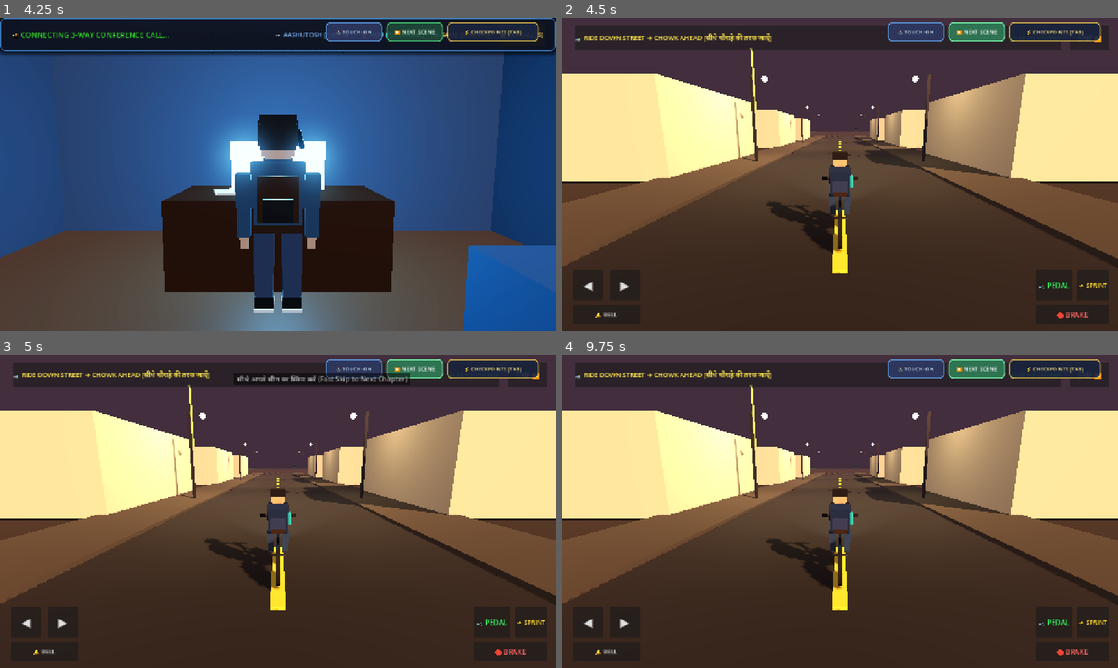
Above: before the commit, frames 1-4 (two rows, left to right).
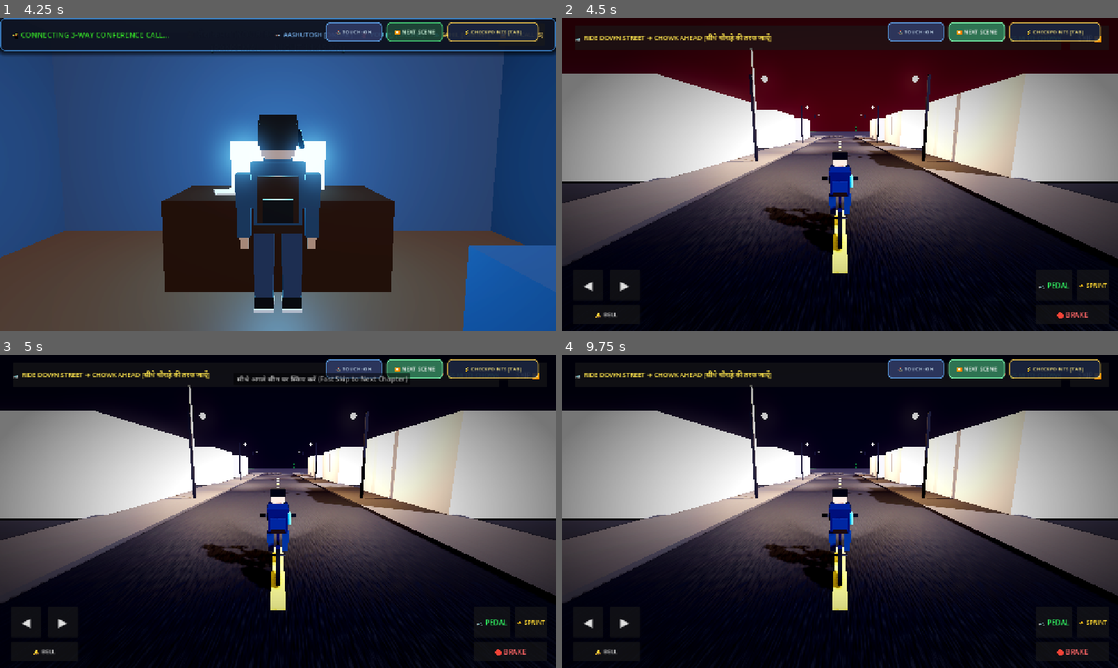
Above: after the commit, the same moments.

Repository: Sahil13092008/HorrorMission
Game: Godot game, scene res://scenes/opening_prologue.tscn
Two runs of this game, one before a commit and one after it. Both use one fixed random seed, a clock stepped at 60 frames per second and the inputs below. Sound files missing from this copy of the repository are replaced by a short silence.
Inputs:
- Up to frame 1 (4.25 s): click "⏩ NEXT SCENE" at 0.5 s; click "⏩ NEXT SCENE" at 1.25 s; click "⏩ NEXT SCENE" at 2 s; click "⏩ NEXT SCENE" at 2.75 s; click "⏩ NEXT SCENE" at 3.5 s
- Up to frame 2 (4.5 s): click "⏩ NEXT SCENE" at 4.25 s
- Up to frame 3 (5 s): no input
- Up to frame 4 (9.75 s): click "⏩ NEXT SCENE" at 5 s; click "⏩ NEXT SCENE" at 5.75 s; click "⏩ NEXT SCENE" at 6.5 s; click "⏩ NEXT SCENE" at 7.25 s; click "⏩ NEXT SCENE" at 8 s; click "⏩ NEXT SCENE" at 8.75 s; click "⏩ NEXT SCENE" at 9.5 s

Frame 1 is identical in both runs. In frame 2, 87% of the frame differs, in the area x 0-100%, y 0-100%; in frame 3, 91%; in frame 4, 92%.

Commit message:
Implement Option 1 Next-Gen visual upgrade: ACES tonemapper, bloom, SSAO, soft shadows, PBR procedural noise normal textures, headlight dust particles, ground mist, and camera vignette

Diff:
--- a/scripts/cycle_to_school.gd
+++ b/scripts/cycle_to_school.gd
@@ -208,27 +208,59 @@
 	arrival_dialogues[2]["audio"] = stream_aashu_arr
 	arrival_dialogues[3]["audio"] = stream_sahil_pln
 
-# --- ENVIRONMENT & LIGHTING ---
+# --- ENVIRONMENT & CINEMATIC NEXT-GEN LIGHTING ---
 func _setup_lighting_and_sky() -> void:
 	var env = Environment.new()
 	env.background_mode = Environment.BG_COLOR
-	env.background_color = Color(0.14, 0.11, 0.18)
+	env.background_color = Color(0.08, 0.07, 0.12)
 	env.ambient_light_source = Environment.AMBIENT_SOURCE_COLOR
-	env.ambient_light_color = Color(0.60, 0.48, 0.42)
-	env.ambient_light_energy = 0.95
+	env.ambient_light_color = Color(0.42, 0.40, 0.50)
+	env.ambient_light_energy = 0.85
+
+	# Atmospheric Eerie Night Fog with Light Scattering
 	env.fog_enabled = true
-	env.fog_light_color = Color(0.26, 0.18, 0.24)
-	env.fog_density = 0.007
+	env.fog_light_color = Color(0.18, 0.16, 0.24)
+	env.fog_density = 0.0075
+	env.fog_aerial_perspective = 0.45
+	env.fog_sky_affect = 0.65
+
+	# AAA ACES Filmic Tonemapping
+	env.tonemap_mode = Environment.TONE_MAPPER_ACES
+	env.tonemap_exposure = 1.06
+	env.tonemap_white = 1.15
+
+	# Soft Light Glow / Bloom for Streetlights & Headlights
+	env.glow_enabled = true
+	env.glow_intensity = 0.55
+	env.glow_strength = 0.85
+	env.glow_bloom = 0.22
+	env.glow_blend_mode = Environment.GLOW_BLEND_MODE_SOFTLIGHT
+	env.glow_hdr_threshold = 1.05
+
+	# Screen Space Ambient Occlusion (SSAO) for deep contact shadows in corners
+	env.ssao_enabled = true
+	env.ssao_radius = 1.8
+	env.ssao_intensity = 2.4
+	env.ssao_power = 1.5
+	env.ssao_detail = 0.5
+
+	# Filmic Color Grading (Dark cinematic contrast & rich night colors)
+	env.adjustment_enabled = true
+	env.adjustment_brightness = 1.02
+	env.adjustment_contrast = 1.16
+	env.adjustment_saturation = 1.10
 
 	world_env = WorldEnvironment.new()
 	world_env.environment = env
 	add_child(world_env)
 
+	# Chilling Silver Moonlight with Soft Realistic Shadows
 	sun_light = DirectionalLight3D.new()
-	sun_light.light_color = Color(1.0, 0.75, 0.50)
-	sun_light.light_energy = 1.25
-	sun_light.rotation_degrees = Vector3(-28.0, 42.0, 0.0)
+	sun_light.light_color = Color(0.82, 0.88, 1.0)
+	sun_light.light_energy = 0.95
+	sun_light.rotation_degrees = Vector3(-32.0, 48.0, 0.0)
 	sun_light.shadow_enabled = true
+	sun_light.shadow_blur = 1.6
 	add_child(sun_light)
 
 	cam_pivot = Node3D.new()
@@ -254,6 +286,116 @@
 		m.emission_energy_multiplier = emission_eng
 	return m
 
+# --- PROCEDURAL PBR TEXTURES (ASPHALT, BRICKS, CLAY, SIDEWALK) ---
+func _create_asphalt_material() -> StandardMaterial3D:
+	var mat = StandardMaterial3D.new()
+	mat.albedo_color = Color(0.12, 0.12, 0.14)
+	mat.roughness = 0.74
+	var fn = FastNoiseLite.new()
+	fn.noise_type = FastNoiseLite.TYPE_SIMPLEX
+	fn.frequency = 0.14
+	var nt = NoiseTexture2D.new()
+	nt.width = 128
+	nt.height = 128
+	nt.noise = fn
+	nt.as_normal_map = true
+	nt.bump_strength = 3.2
+	mat.normal_enabled = true
+	mat.normal_texture = nt
+	mat.uv1_scale = Vector3(8.0, 8.0, 8.0)
+	return mat
+
+func _create_sidewalk_material() -> StandardMaterial3D:
+	var mat = StandardMaterial3D.new()
+	mat.albedo_color = Color(0.30, 0.28, 0.26)
+	mat.roughness = 0.82
+	var fn = FastNoiseLite.new()
+	fn.noise_type = FastNoiseLite.TYPE_PERLIN
+	fn.frequency = 0.18
+	var nt = NoiseTexture2D.new()
+	nt.width = 128
+	nt.height = 128
+	nt.noise = fn
+	nt.as_normal_map = true
+	nt.bump_strength = 2.4
+	mat.normal_enabled = true
+	mat.normal_texture = nt
+	mat.uv1_scale = Vector3(6.0, 6.0, 6.0)
+	return mat
+
+func _create_brick_material() -> StandardMaterial3D:
+	var mat = StandardMaterial3D.new()
+	mat.albedo_color = Color(0.65, 0.26, 0.20)
+	mat.roughness = 0.86
+	var fn = FastNoiseLite.new()
+	fn.noise_type = FastNoiseLite.TYPE_CELLULAR
+	fn.frequency = 0.22
+	fn.cellular_distance_function = FastNoiseLite.DISTANCE_MANHATTAN
+	var nt = NoiseTexture2D.new()
+	nt.width = 128
+	nt.height = 128
+	nt.noise = fn
+	nt.as_normal_map = true
+	nt.bump_strength = 4.2
+	mat.normal_enabled = true
+	mat.normal_texture = nt
+	mat.uv1_scale = Vector3(4.0, 4.0, 4.0)
+	return mat
+
+func _create_clay_ground_material() -> StandardMaterial3D:
+	var mat = StandardMaterial3D.new()
+	mat.albedo_color = Color(0.50, 0.38, 0.26)
+	mat.roughness = 0.92
+	var fn = FastNoiseLite.new()
+	fn.noise_type = FastNoiseLite.TYPE_SIMPLEX_SMOOTH
+	fn.frequency = 0.15
+	var nt = NoiseTexture2D.new()
+	nt.width = 128
+	nt.height = 128
+	nt.noise = fn
+	nt.as_normal_map = true
+	nt.bump_strength = 3.0
+	mat.normal_enabled = true
+	mat.normal_texture = nt
+	mat.uv1_scale = Vector3(10.0, 10.0, 10.0)
+	return mat
+
+func _create_turf_material() -> StandardMaterial3D:
+	var mat = StandardMaterial3D.new()
+	mat.albedo_color = Color(0.18, 0.40, 0.14)
+	mat.roughness = 0.90
+	var fn = FastNoiseLite.new()
+	fn.noise_type = FastNoiseLite.TYPE_SIMPLEX
+	fn.frequency = 0.20
+	var nt = NoiseTexture2D.new()
+	nt.width = 128
+	nt.height = 128
+	nt.noise = fn
+	nt.as_normal_map = true
+	nt.bump_strength = 2.8
+	mat.normal_enabled = true
+	mat.normal_texture = nt
+	mat.uv1_scale = Vector3(10.0, 10.0, 10.0)
+	return mat
+
+func _create_slogan_wall_material() -> StandardMaterial3D:
+	var mat = StandardMaterial3D.new()
+	mat.albedo_color = Color(0.88, 0.86, 0.82)
+	mat.roughness = 0.80
+	var fn = FastNoiseLite.new()
+	fn.noise_type = FastNoiseLite.TYPE_PERLIN
+	fn.frequency = 0.16
+	var nt = NoiseTexture2D.new()
+	nt.width = 128
+	nt.height = 128
+	nt.noise = fn
+	nt.as_normal_map = true
+	nt.bump_strength = 2.6
+	mat.normal_enabled = true
+	mat.normal_texture = nt
+	mat.uv1_scale = Vector3(4.0, 4.0, 4.0)
+	return mat
+
 # --- TOWN STREET NETWORK WITH REAL TURNS ---
 # Segment 1: Home Road (Z: 65 down to -5, X: 0)
 # Turn 1: Chowk at (0, 0, -5) -> Turn Left to -X
@@ -272,13 +414,13 @@
 	base_ground.material = _create_mat(Color(0.20, 0.18, 0.16), 0.95)
 	road_root.add_child(base_ground)
 
-	var mat_road = _create_mat(Color(0.14, 0.14, 0.16), 0.9)
-	var mat_sidewalk = _create_mat(Color(0.28, 0.26, 0.24), 0.85)
-	var mat_dash = _create_mat(Color(0.92, 0.85, 0.25), 0.7)
-	var mat_pole = _create_mat(Color(0.25, 0.25, 0.28), 0.4, 0.6)
-	var mat_bulb = _create_mat(Color(1.0, 0.9, 0.5), 0.2, 0.0, Color(1.0, 0.85, 0.4), 3.5)
-	var mat_hedge = _create_mat(Color(0.12, 0.32, 0.14), 0.9)
-	var mat_wall = _create_mat(Color(0.44, 0.42, 0.40), 0.85)
+	var mat_road = _create_asphalt_material()
+	var mat_sidewalk = _create_sidewalk_material()
+	var mat_dash = _create_mat(Color(0.95, 0.88, 0.25), 0.5)
+	var mat_pole = _create_mat(Color(0.22, 0.22, 0.25), 0.4, 0.7)
+	var mat_bulb = _create_mat(Color(1.0, 0.92, 0.55), 0.2, 0.0, Color(1.0, 0.88, 0.45), 4.5)
+	var mat_hedge = _create_turf_material()
+	var mat_wall = _create_slogan_wall_material()
 	var mat_shop = _create_mat(Color(0.35, 0.45, 0.55), 0.8)
 
 	# --------------------------------------------------------------------------
@@ -325,6 +467,8 @@
 			lamp_light.light_color = Color(1.0, 0.88, 0.65)
 			lamp_light.light_energy = 2.4
 			lamp_light.omni_range = 14.0
+			lamp_light.shadow_enabled = true
+			lamp_light.shadow_blur = 1.3
 			road_root.add_child(lamp_light)
 
 			# House facade
@@ -369,6 +513,8 @@
 	chowk_light.light_color = Color(1.0, 0.92, 0.70)
 	chowk_light.light_energy = 3.2
 	chowk_light.omni_range = 16.0
+	chowk_light.shadow_enabled = true
+	chowk_light.shadow_blur = 1.3
 	road_root.add_child(chowk_light)
 
 	# --------------------------------------------------------------------------
@@ -490,15 +636,15 @@
 	school_root.name = "BoysSchoolComplex"
 	add_child(school_root)
 
-	var mat_brick = _create_mat(Color(0.68, 0.28, 0.22), 0.8)
+	var mat_brick = _create_brick_material()
 	var mat_stone_cream = _create_mat(Color(0.92, 0.88, 0.80), 0.65)
 	var mat_iron_gate = _create_mat(Color(0.12, 0.12, 0.14), 0.4, 0.8)
-	var mat_clay_ground = _create_mat(Color(0.52, 0.40, 0.28), 0.95) # Sports playground soil
-	var mat_turf = _create_mat(Color(0.20, 0.44, 0.16), 0.9)
+	var mat_clay_ground = _create_clay_ground_material()
+	var mat_turf = _create_turf_material()
 	var mat_track = _create_mat(Color(0.64, 0.28, 0.20), 0.95)
 	var mat_pitch = _create_mat(Color(0.72, 0.62, 0.46), 0.9)
 	var mat_tin_roof = _create_mat(Color(0.38, 0.42, 0.45), 0.4, 0.7)
-	var mat_slogan_wall = _create_mat(Color(0.88, 0.86, 0.82), 0.7)
+	var mat_slogan_wall = _create_slogan_wall_material()
 
 	# --------------------------------------------------------------------------
 	# 1. GRAND SCHOOL MAIN GATE (At Z = -85.0, X = -70.0)
@@ -607,6 +753,23 @@
 	inner_play.position = Vector3(gate_x, -0.04, ground_z_center)
 	inner_play.material = mat_clay_ground
 	school_root.add_child(inner_play)
+
+	# Ground-level atmospheric mist / fog wisps in the open school field
+	var field_mist = CPUParticles3D.new()
+	field_mist.amount = 35
+	field_mist.lifetime = 6.0
+	field_mist.emission_shape = CPUParticles3D.EMISSION_SHAPE_BOX
+	field_mist.emission_box_extents = Vector3(45.0, 0.6, 45.0)
+	field_mist.position = Vector3(gate_x, 0.45, ground_z_center)
+	field_mist.direction = Vector3(1, 0, 0.25)
+	field_mist.spread = 30.0
+	field_mist.gravity = Vector3(0, 0, 0)
+	field_mist.initial_velocity_min = 0.4
+	field_mist.initial_velocity_max = 1.0
+	field_mist.scale_amount_min = 1.6
+	field_mist.scale_amount_max = 3.6
+	field_mist.color = Color(0.85, 0.90, 1.0, 0.10)
+	school_root.add_child(field_mist)
 
 	# --------------------------------------------------------------------------
 	# 3. DETAILED SCHOOL FEATURES ON THE GROUND
@@ -748,6 +911,8 @@
 		flood_light.light_color = Color(1.0, 0.96, 0.88)
 		flood_light.light_energy = 3.6
 		flood_light.omni_range = 35.0
+		flood_light.shadow_enabled = true
+		flood_light.shadow_blur = 1.6
 		school_root.add_child(flood_light)
 
 	# --------------------------------------------------------------------------
@@ -866,10 +1031,30 @@
 	headlight_spot = SpotLight3D.new()
 	headlight_spot.position = Vector3(0, 0.98, -0.56)
 	headlight_spot.light_color = Color(1.0, 0.96, 0.85)
-	headlight_spot.light_energy = 3.6
-	headlight_spot.spot_range = 28.0
-	headlight_spot.spot_angle = 32.0
+	headlight_spot.light_energy = 4.2
+	headlight_spot.spot_range = 32.0
+	headlight_spot.spot_angle = 34.0
+	headlight_spot.spot_attenuation = 1.3
+	headlight_spot.shadow_enabled = true
+	headlight_spot.shadow_blur = 1.3
 	bike_frame.add_child(headlight_spot)
+
+	# Floating atmospheric dust motes illuminated in headlight beam
+	var dust = CPUParticles3D.new()
+	dust.amount = 30
+	dust.lifetime = 2.4
+	dust.emission_shape = CPUParticles3D.EMISSION_SHAPE_BOX
+	dust.emission_box_extents = Vector3(1.0, 0.7, 3.2)
+	dust.position = Vector3(0, 0.95, -3.5)
+	dust.direction = Vector3(0, 1, 0)
+	dust.spread = 45.0
+	dust.gravity = Vector3(0, -0.04, 0)
+	dust.initial_velocity_min = 0.04
+	dust.initial_velocity_max = 0.16
+	dust.scale_amount_min = 0.03
+	dust.scale_amount_max = 0.07
+	dust.color = Color(1.0, 0.96, 0.80, 0.40)
+	bike_frame.add_child(dust)
 
 	# Wheels
 	wheel_front = Node3D.new()
@@ -1092,6 +1277,18 @@
 	ui_root.name = "CycleHUD"
 	ui_root.layer = 120
 	add_child(ui_root)
+
+	# Cinematic Horror Camera Vignette Overlay
+	var vignette_rect = TextureRect.new()
+	vignette_rect.set_anchors_preset(Control.PRESET_FULL_RECT)
+	vignette_rect.mouse_filter = Control.MOUSE_FILTER_IGNORE
+	var vig_tex = load("res://textures/vignette.png")
+	if vig_tex:
+		vignette_rect.texture = vig_tex
+		vignette_rect.expand_mode = TextureRect.EXPAND_IGNORE_SIZE
+		vignette_rect.stretch_mode = TextureRect.STRETCH_SCALE
+		vignette_rect.modulate = Color(1.0, 1.0, 1.0, 0.65)
+		ui_root.add_child(vignette_rect)
 
 	mission_banner = PanelContainer.new()
 	mission_banner.set_anchors_preset(Control.PRESET_TOP_WIDE)
